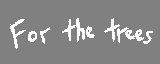
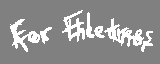
Revision of a layered (160, 64) image; what changed, layer by layer:
added layer "Layer 12" above "Layer 11" over (x1=13, y1=11, x2=152, y2=52)
added layer "Layer 11" above "Layer 10" over (x1=12, y1=11, x2=152, y2=52)
added layer "Layer 10" above "Layer 9" over (x1=12, y1=11, x2=153, y2=52)
added layer "Layer 9" above "Layer 7" over (x1=12, y1=10, x2=153, y2=51)
